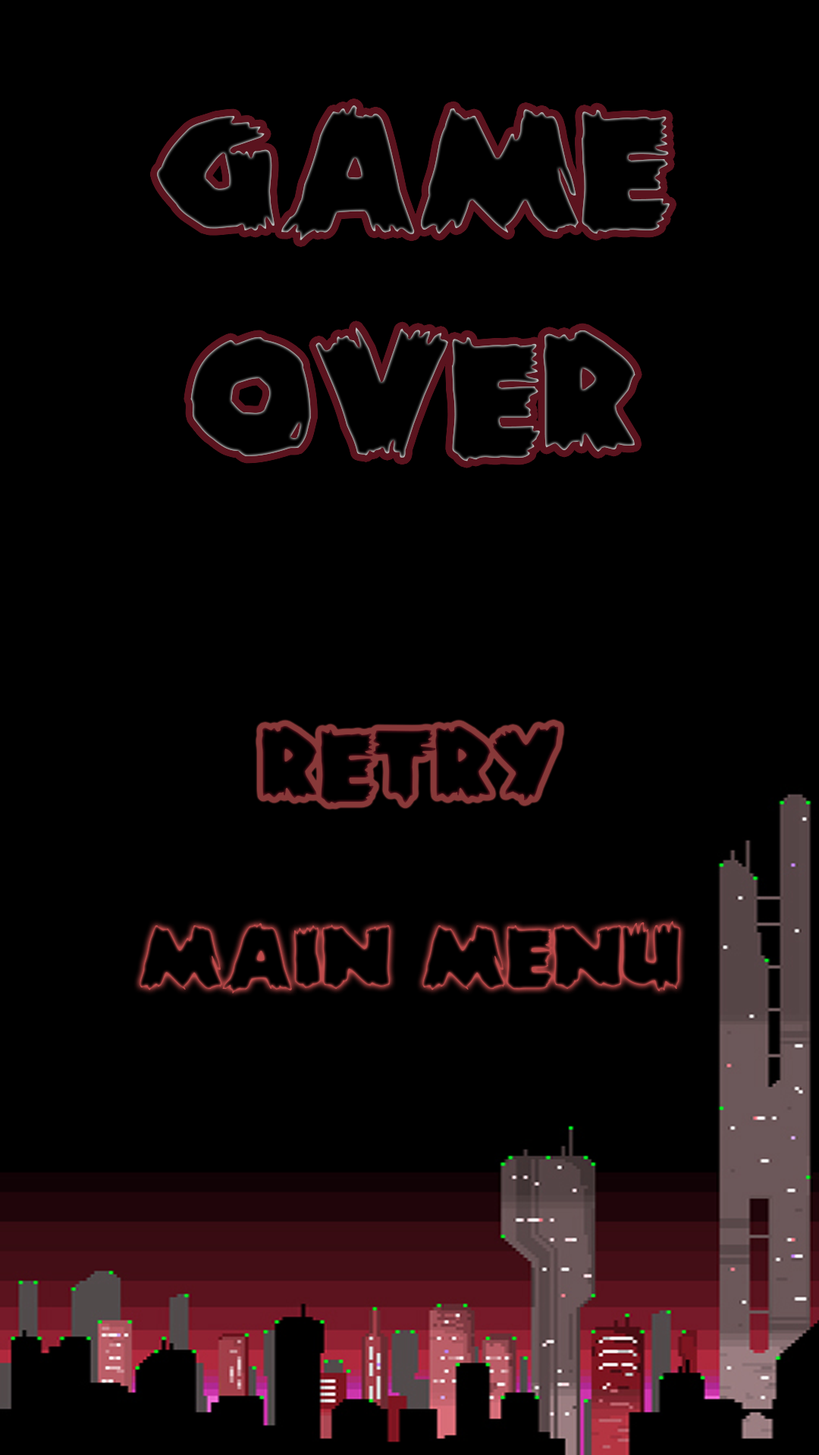
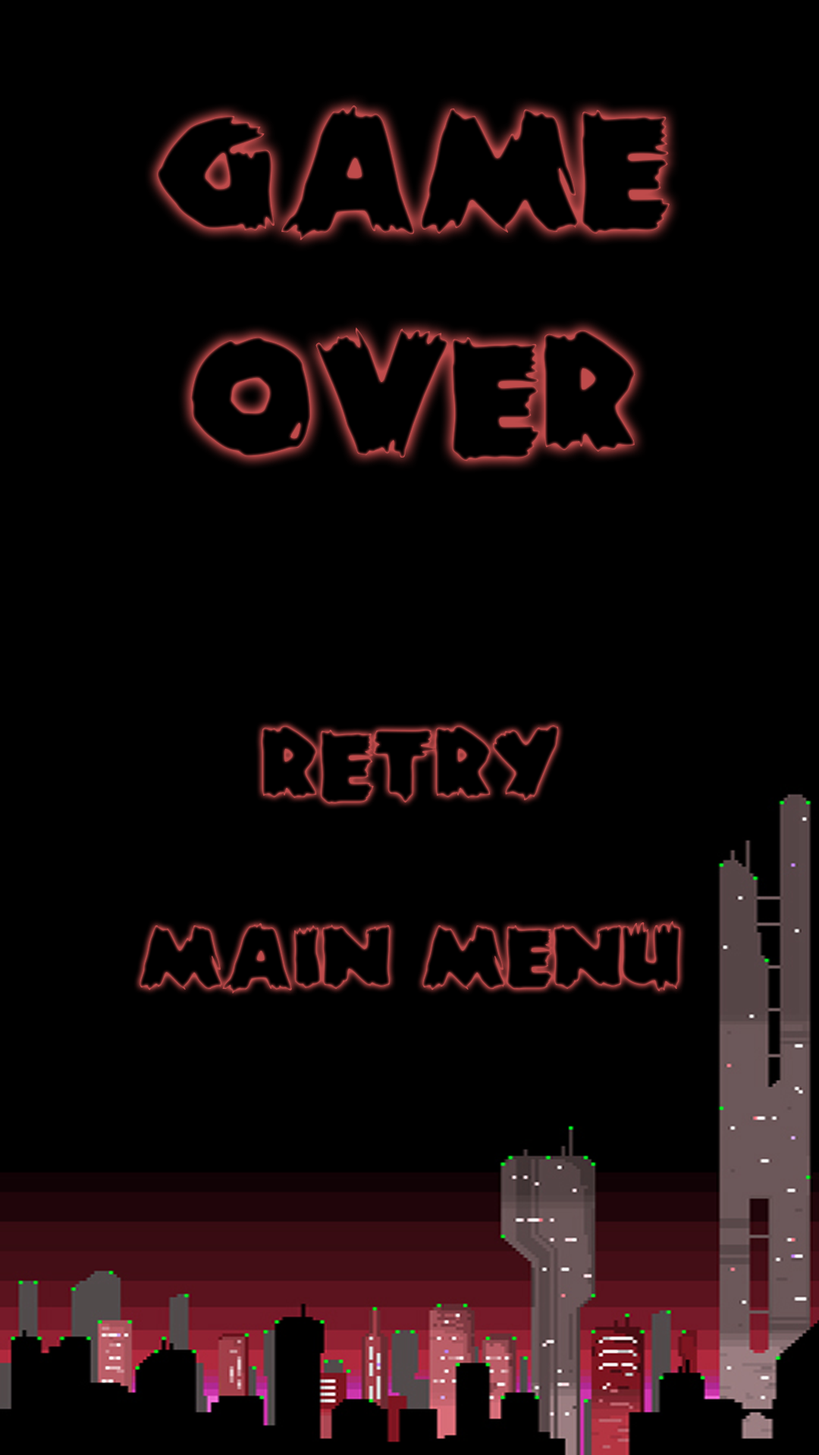
Layer changes from the first 819 x 1455 image to the second:
pixels changed over [144, 93, 681, 812] (layer not identified)
